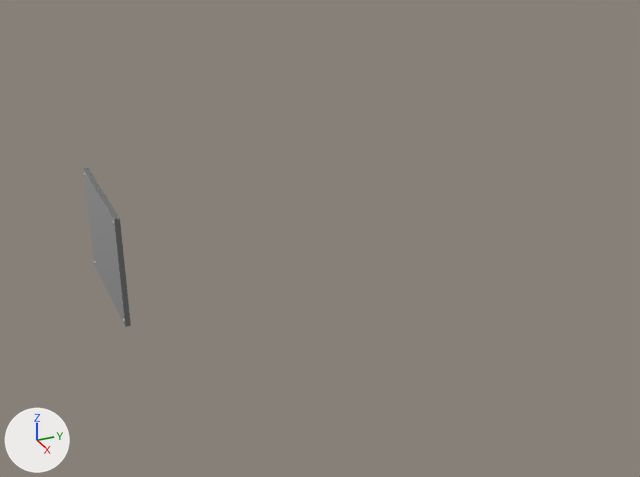
What one commit did to the Blender file scenes/main.blend.
Camera for both pictures: a camera (50 mm lens) standing at (23.26, -7.69, 11.08) and looking at (0.7, 2.46, -0.21). Lighting does not change. The marker at lower left points along +X, +Y and +Z. Mesh edges are drawn as thin lines on the coarser meshes.

The first picture shows 'mirror_proxy'.
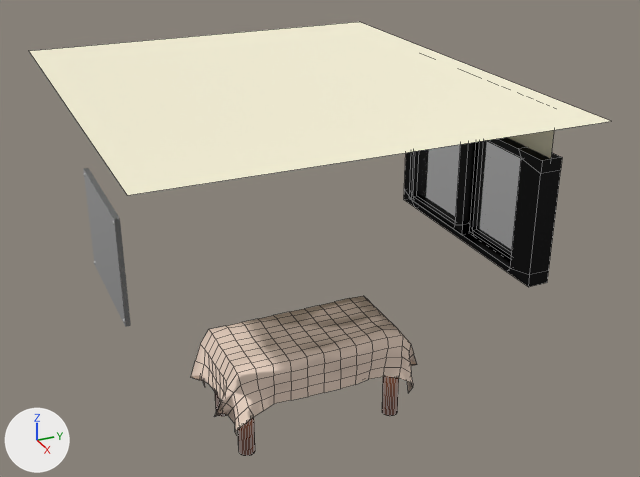
Boxes [x1, y1, x2, y2] around the edits, measured in the pictures (640 x 477 px):
'Plane.001', added: after [29, 22, 610, 195]
'Bed_proxy', added: after [191, 296, 417, 456]
    faces in mat_lencol: [191, 296, 417, 433]
    faces in mat_base: [215, 377, 399, 456]
'Window_proxy', added: after [404, 137, 562, 287]
    faces in mat_notaglass: [404, 137, 562, 287]
    faces in mat_glass: [417, 141, 521, 252]
'Plane', added: after [507, 130, 554, 158]

Diff of the bpy script that builds the scene:
```diff
--- a/scenes/main.blend.py
+++ b/scenes/main.blend.py
@@ mat_notaglass @@
+mat_notaglass = bpy.data.materials.new('notaglass')
+# nodes: BsdfAnisotropic, Displacement, NewGeometry, OutputMaterial, TexCoord, TexMagic
+# colours: black #2e2e2e
@@ mat_glass @@
+mat_glass = bpy.data.materials.new('glass')
+mat_glass.use_nodes = True; mat_glass.node_tree.nodes.clear()
+_N = mat_glass.node_tree.nodes; _L = mat_glass.node_tree.links
+n0 = _N.new('ShaderNodeOutputMaterial'); n0.name = 'Material Output'
+n1 = _N.new('ShaderNodeBsdfGlass'); n1.name = 'Glass BSDF'
+n1.distribution = 'GGX'
+n1.inputs[2].default_value = 1.1  # 'IOR'
+n2 = _N.new('ShaderNodeNewGeometry'); n2.name = 'Geometry'
+_L.new(n1.outputs[0], n0.inputs[0])  # 'BSDF' to 'Surface'
+_L.new(n2.outputs[3], n1.inputs[3])  # 'True Normal' to 'Normal'
@@ mat_lencol @@
+mat_lencol = bpy.data.materials.new('lencol')
+# nodes: BsdfToon, Displacement, OutputMaterial, TexNoise
+# colours: beige #e7d1c1
@@ mat_base @@
+mat_base = bpy.data.materials.new('base')
+# nodes: BsdfAnisotropic, Displacement, NewGeometry, OutputMaterial, TexGradient
+# colours: brown #aa4418
@@ mat_walls @@
+mat_walls = diffuse_material('Walls')
+mat_walls.base_color = (0.911, 0.872, 0.687)  # white #f5f0d8
+mat_walls.roughness = 0.308
@@ me_cube_001_1 @@
+me_cube_001_1.from_pydata(...)  # 132 vertices, 134 faces; spans x -1.42..1.33, y -0.08..0.23, z -1.1..1.1
+# faces by material slot: [2, 132]
+me_cube_001_1.materials.append(mat_glass)
+me_cube_001_1.materials.append(mat_notaglass)
@@ me_cube_1 @@
+me_cube_1.from_pydata(...)  # 577 vertices, 426 faces; spans x -1.64..1.68, y -2.82..2.79, z -1.69..0.85
+me_cube_1.polygons.foreach_set('use_smooth', [True] * 426)
+# faces by material slot: [170, 256]
+me_cube_1.materials.append(mat_base)
+me_cube_1.materials.append(mat_lencol)
@@ me_plane @@
+me_plane.from_pydata([(6.13, -0.52, -0.18), (-1.0, -0.52, 0.0), (6.13, 1.0, -0.18), (-1.0, 1.0, 0.0)], [], [(1, 0, 2, 3)])
+me_plane.materials.append(mat_walls)  # white #f5f0d8
@@ me_plane_001 @@
+me_plane_001.from_pydata([(1.78, -1.36, 0.0), (-1.08, -1.36, 0.0), (1.78, 1.11, 0.0), (-1.08, 1.11, 0.0)], [], [(1, 0, 2, 3)])
+me_plane_001.materials.append(mat_walls)  # white #f5f0d8
@@ ob_window_proxy @@
+ob_window_proxy = bpy.data.objects.new('Window_proxy', me_cube_001_1)
+ob_window_proxy.location = (1.78, 7.04, 1.25)
+ob_window_proxy.scale = (2.64, 2.36, 1.73)
@@ ob_bed_proxy @@
+ob_bed_proxy = bpy.data.objects.new('Bed_proxy', me_cube_1)
+ob_bed_proxy.location = (5.25, 0.0, -1.21)
@@ ob_plane @@
+ob_plane = bpy.data.objects.new('Plane', me_plane)
+ob_plane.location = (-0.89, 7.18, 3.51)
+ob_plane.rotation_euler = (1.571, 0.0, -0.0244)  # degrees (90, 0, -1.4)
@@ ob_plane_001 @@
+ob_plane_001 = bpy.data.objects.new('Plane.001', me_plane_001)
+ob_plane_001.location = (-2.0, 2.24, 4.54)
+ob_plane_001.scale = (4.91, 4.91, 4.91)
```
